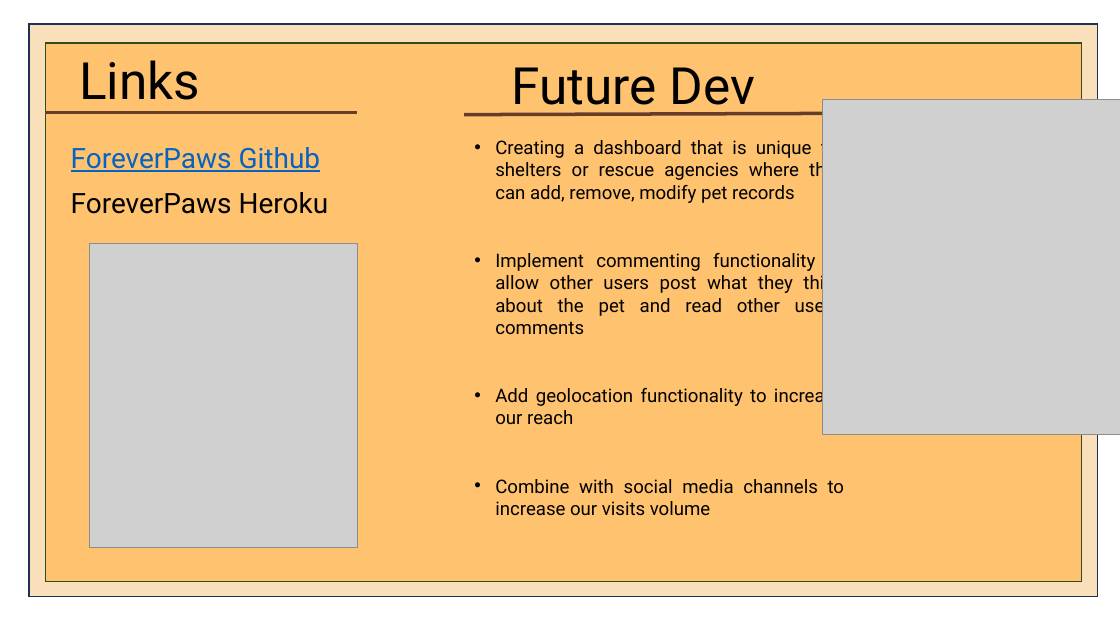
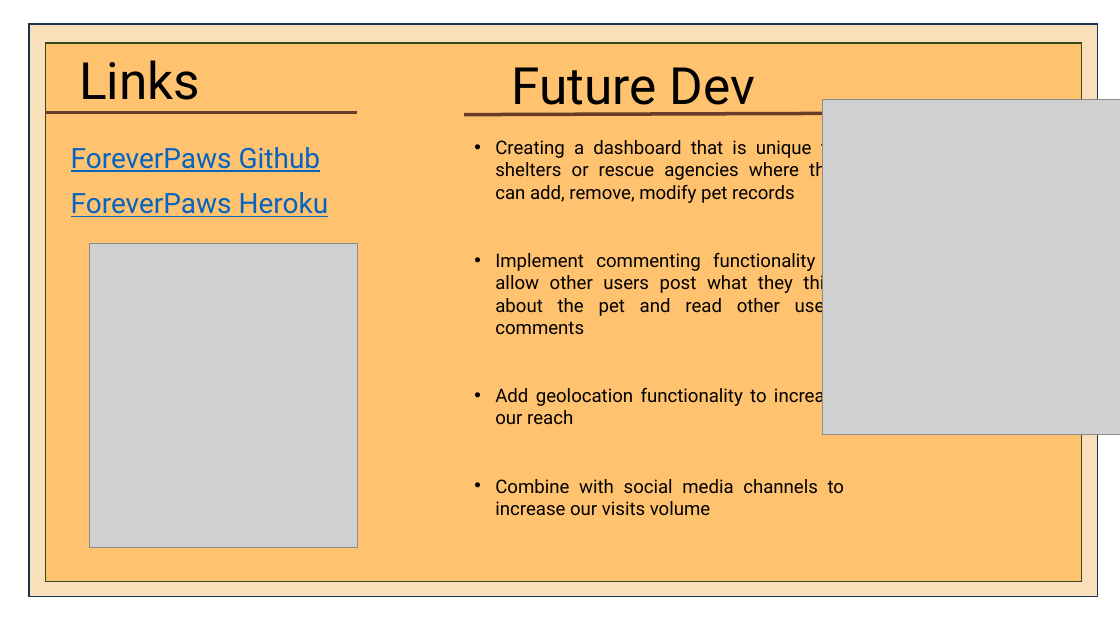
Before and after one commit to Alejandro-jpeg/Forever-Paws, a slide deck: slide 9 of assets/ForeverPaws.pptx. Drawn at 1120x630 pixels with LibreOffice and Linux fonts; fonts in the diff are those of the drawing; grey boxes stand for pictures; background and template pictures are left out. Boxes give left, top, right and bottom in pixels: in the first picture for what was removed or moved away, otherwise in the second. Text is boxed around its words. In the diff, an @@ line names an element or a change of style, - is before the commit and + after.

```diff
--- a/assets/ForeverPaws.pptx
+++ b/assets/ForeverPaws.pptx
@@ text at [71, 192, 329, 217]: text colour #000000 to #0563C1, underline on in "ForeverPaws Heroku" @@
```
Also in this commit, not shown: 1 slide removed, 1 other file.
